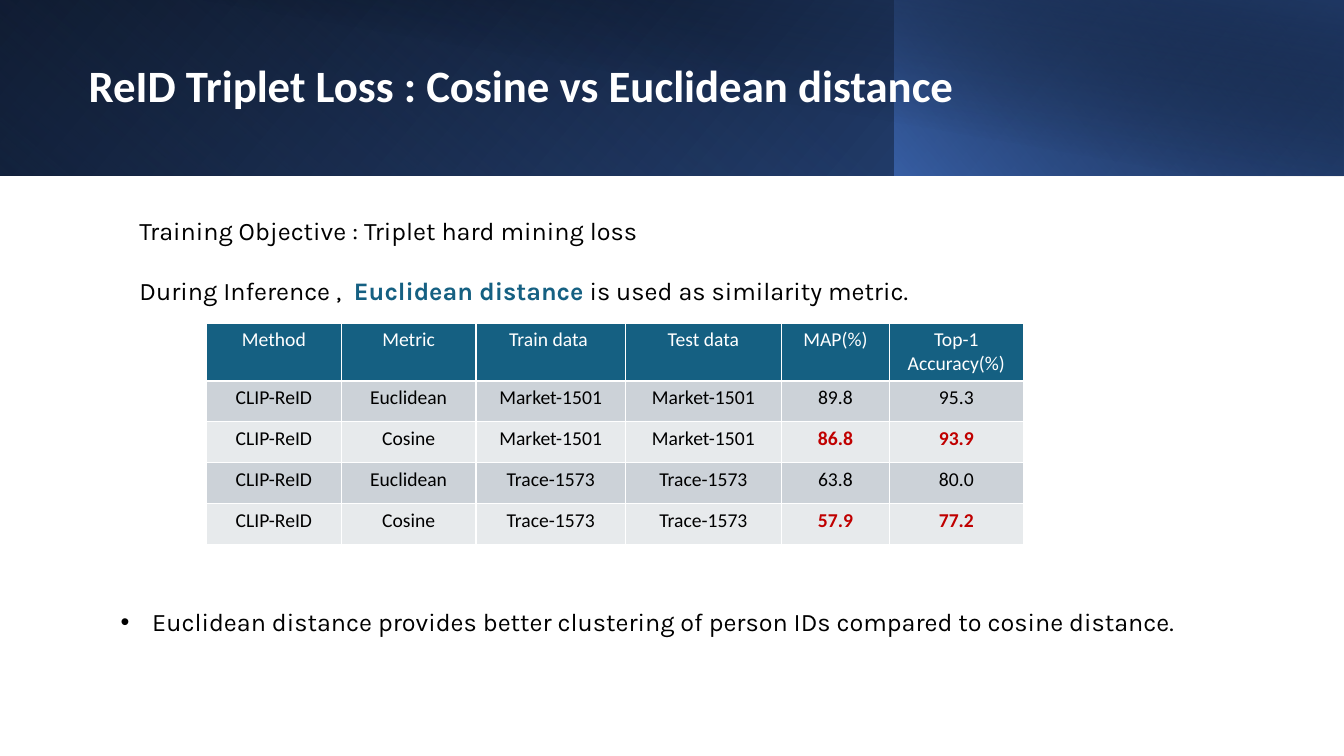
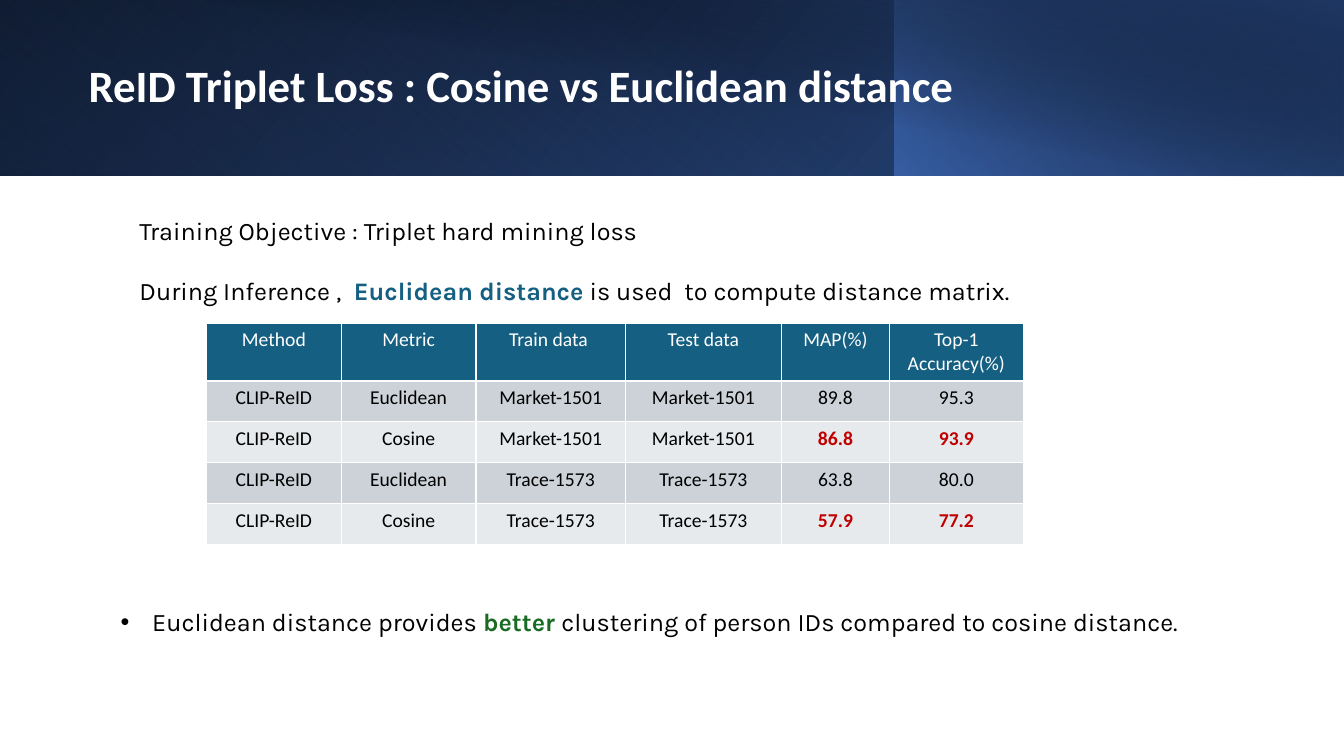
Before and after one commit to ManishGovind/transfer, a slide deck: slide 8 of Temp.pptx (slide 10 before the commit). Drawn at 1344x756 pixels with LibreOffice and Linux fonts; fonts in the diff are those of the drawing. Boxes give left, top, right and bottom in pixels: in the first picture for what was removed or moved away, otherwise in the second. Text is boxed around its words. In the diff, an @@ line names an element or a change of style, - is before the commit and + after.

```diff
--- a/Temp.pptx
+++ b/Temp.pptx
@@ text at [139, 282, 1009, 307]: text changed @@
-During Inference , Euclidean distance is used as similarity metric.
+During Inference , Euclidean distance is used to compute distance matrix.
@@ text "Euclidean distance provides better clustering ..." at [152, 613, 1178, 637]: text colour #000000 to #196B24, bold on in "better" @@
```
Also in this commit, not shown: 8 other slides changed, 8 slides added, 6 slides removed.
